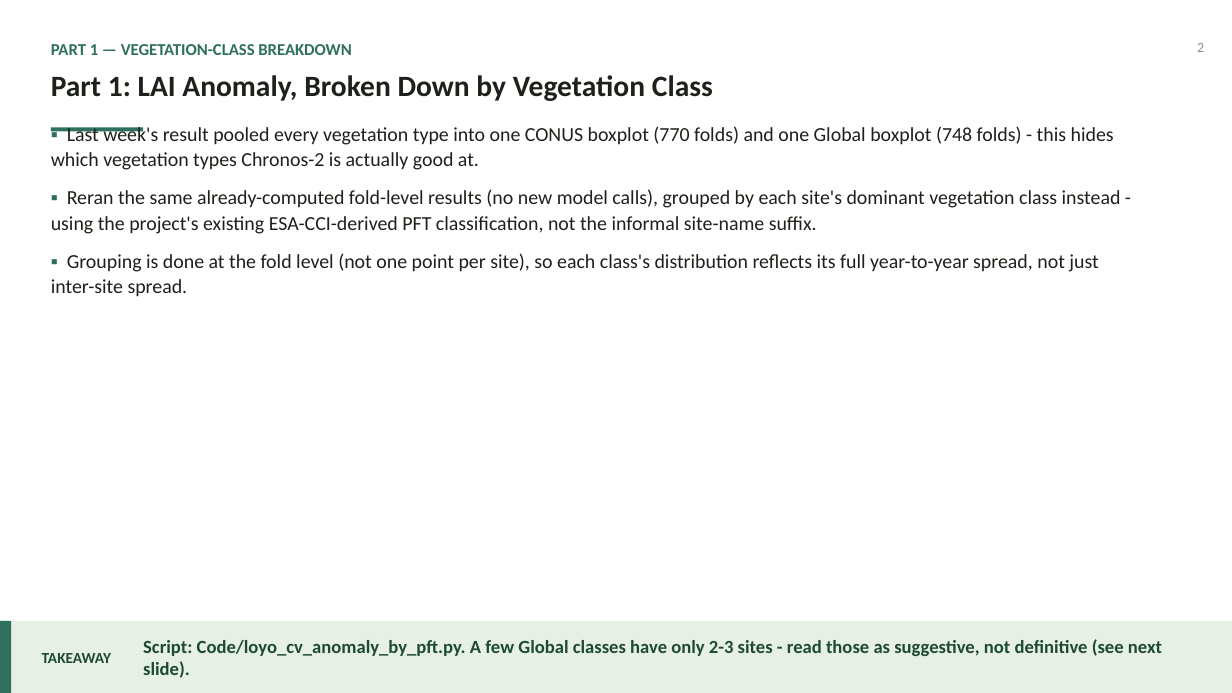
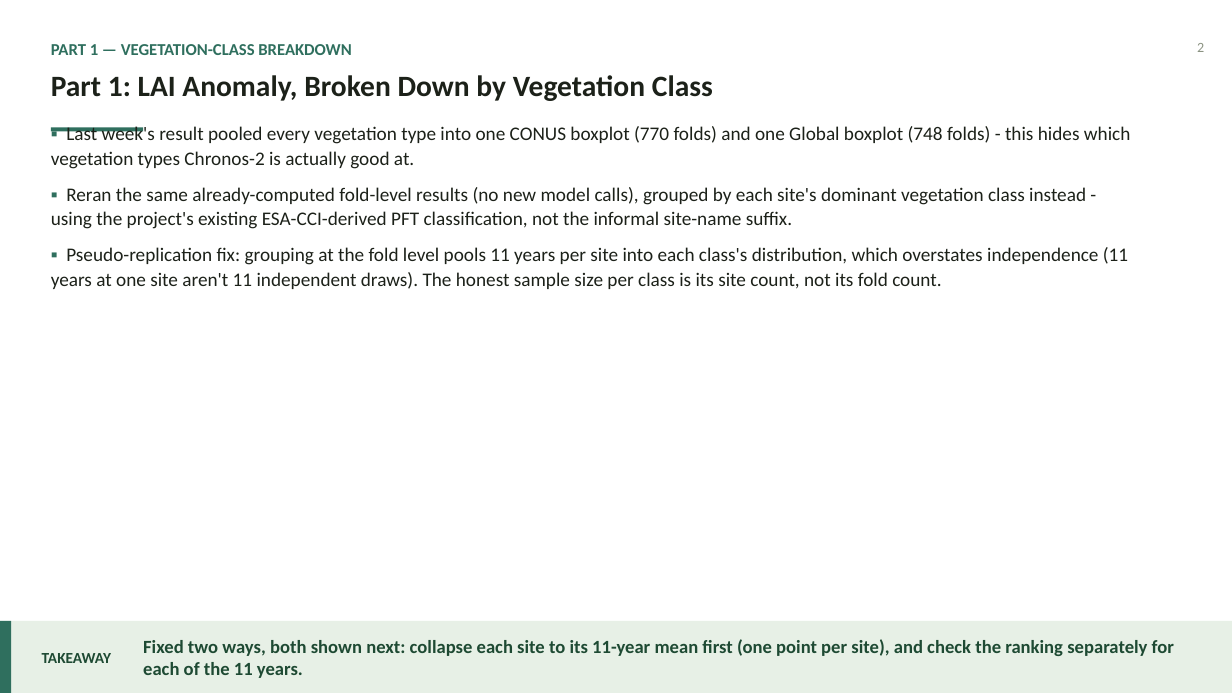
Before and after one commit to zhanghchen/Chronos2-vegetation-forecasting, a slide deck: slide 2 of presentations/GPP_vs_LAI_Progress_Update/GPP_vs_LAI_Progress_Update.pptx. Drawn at 1232x693 pixels with LibreOffice and Linux fonts; fonts in the diff are those of the drawing. Boxes give left, top, right and bottom in pixels: in the first picture for what was removed or moved away, otherwise in the second. Text is boxed around its words. In the diff, an @@ line names an element or a change of style, - is before the commit and + after.

```diff
--- a/presentations/GPP_vs_LAI_Progress_Update/GPP_vs_LAI_Progress_Update.pptx
+++ b/presentations/GPP_vs_LAI_Progress_Update/GPP_vs_LAI_Progress_Update.pptx
@@ text at [51, 126, 1130, 229]: size 15.5 to 15 pt in "▪ Last week's result pooled every vegetation ...", "▪ Reran the same already-computed fold-level results ..."; less space between paragraphs @@
@@ text at [51, 247, 1128, 289]: text changed; size 15.5 to 15 pt @@
-▪ Grouping is done at the fold level (not one point per site), so each class's distribution reflects its full year-to-year spread, not just inter-site spread.
+▪ Pseudo-replication fix: grouping at the fold level pools 11 years per site into each class's distribution, which overstates independence (11 years at one site aren't 11 independent draws). The honest sample size per class is its site count, not its fold count.
@@ text at [143, 639, 1174, 678]: text changed @@
-Script: Code/loyo_cv_anomaly_by_pft.py. A few Global classes have only 2-3 sites - read those as suggestive, not definitive (see next slide).
+Fixed two ways, both shown next: collapse each site to its 11-year mean first (one point per site), and check the ranking separately for each of the 11 years.
```
Also in this commit, not shown: 7 other slides changed, 1 slide added, 4 other files.
